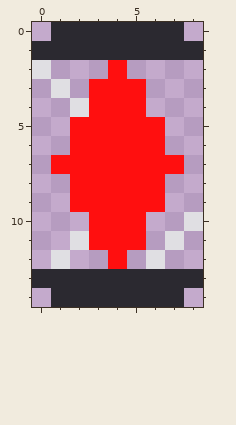
Edited in one commit: pixel-art sprite (gvmod/Content/Items/Accessories/SecretConverter.png). That is the earlier state.
The file is 18x30 pixels, drawn in blocks of 2x2; one block is one cell here.
New version:
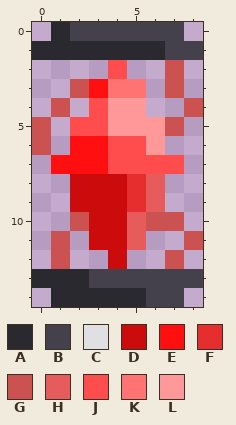
Palette (. is transparent): A #2b2930  B #44414c  C #e0dfe3  D #cc0c0c  E #ff0f0f  F #e62e2e  G #cc5252  H #e65c5c  J #ff4d4d  K #ff7373  L #ff9999
Diff:
Changed rows in their new state; - is an unchanged pixel.
first column x 0:
 0 --BBBBBB-
 1 -------BB
 2 .---J--G-
 3 -.G-KK-G-
 4 -G.JLL--G
 5 G-JJLLLG-
 6 G---JJL--
 7 ----JJJJ-
 8 --DDDFH--
 9 --DDDFH--
10 --GDDHGG.
11 -G.DDH-.G
12 -G--D-.G-
13 ---BBBBBB
14 ------BB-
